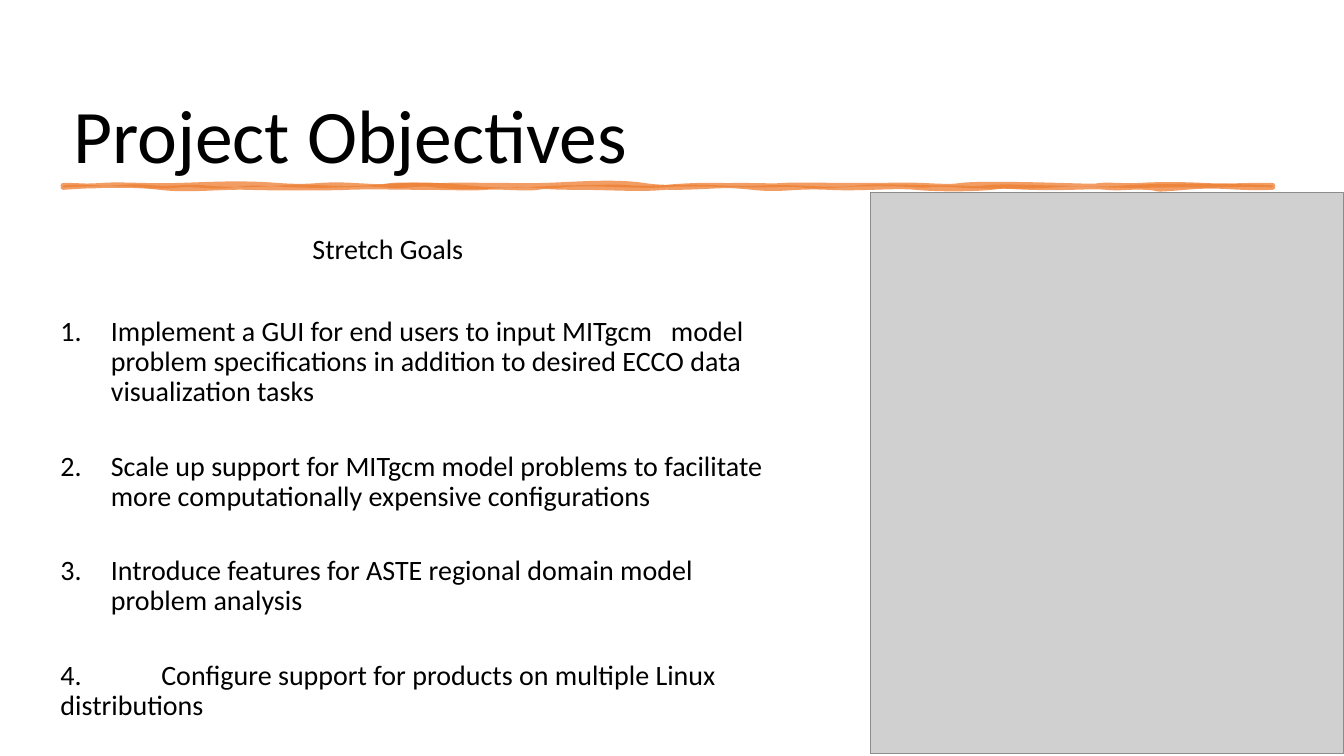
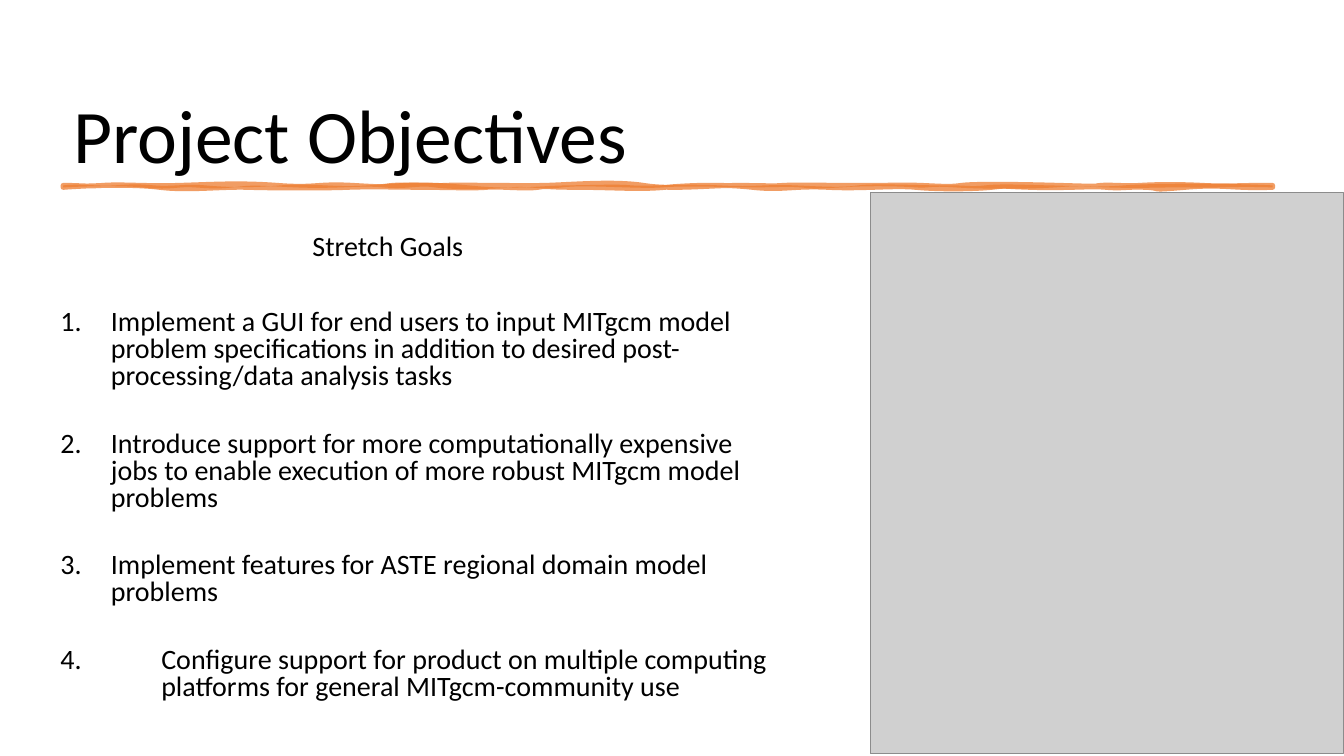
Before and after one commit to JCam98/MITgcm-solver, a slide deck: slide 6 of deliverables/project_overview.pptx. Drawn at 1344x756 pixels with LibreOffice and Linux fonts; fonts in the diff are those of the drawing; grey boxes stand for pictures; background and template pictures are left out. Boxes give left, top, right and bottom in pixels: in the first picture for what was removed or moved away, otherwise in the second. Text is boxed around its words. In the diff, an @@ line names an element or a change of style, - is before the commit and + after.

```diff
--- a/deliverables/project_overview.pptx
+++ b/deliverables/project_overview.pptx
@@ text at [312,236,463,257]: line spacing 0.9 to 0.8 @@
@@ text at [60,311,767,701]: text changed @@
-  1. Implement a GUI for end users to input MITgcm model problem specifications in addition to desired ECCO data visualization tasks
-  2. Scale up support for MITgcm model problems to facilitate more computationally expensive configurations
-  3. Introduce features for ASTE regional domain model problem analysis
-  4. Configure support for products on multiple Linux distributions
+  1. Implement a GUI for end users to input MITgcm model problem specifications in addition to desired post- processing/data analysis tasks
+  2. Introduce support for more computationally expensive jobs to enable execution of more robust MITgcm model problems
+  3. Implement features for ASTE regional domain model problems
+  4. Configure support for product on multiple computing platforms for general MITgcm-community use
```
Also in this commit, not shown: 4 other slides changed, 3 slides added, 1 slide removed, 21 other files.
